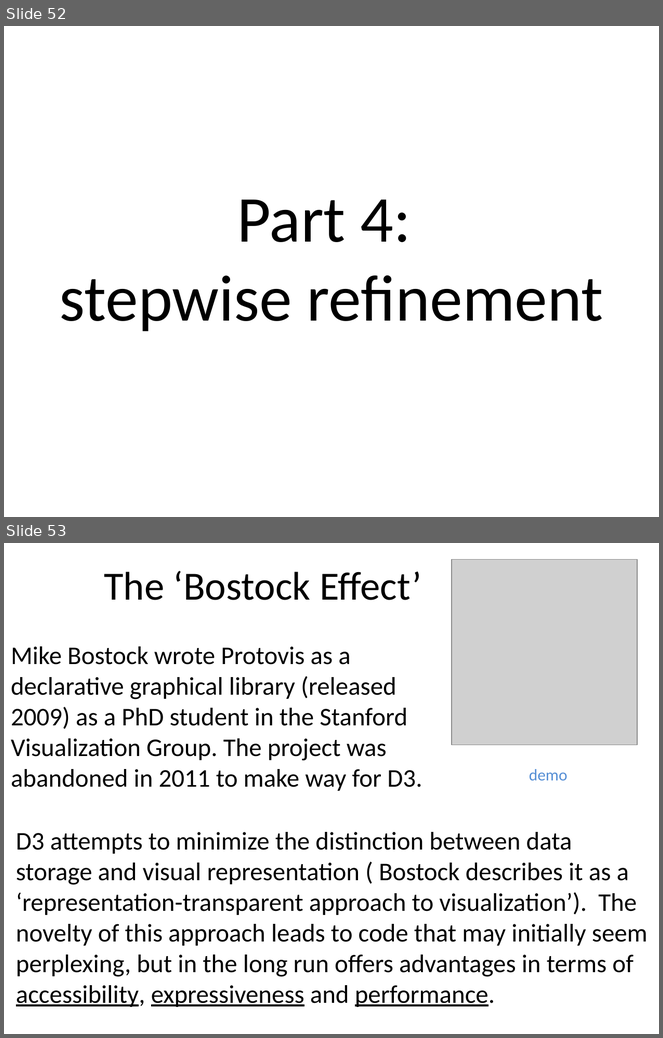
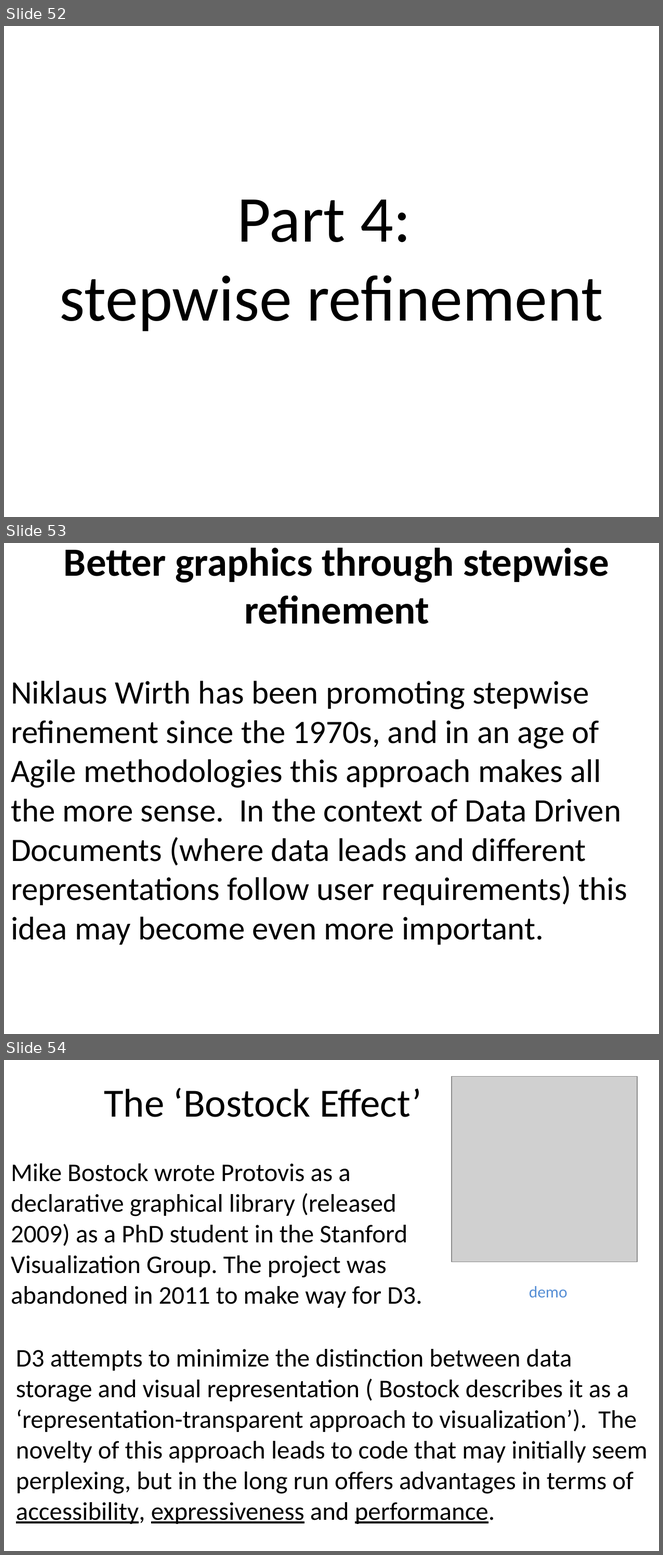
Before and after one commit to benralexander/lv, a slide deck: myD3_latest_c.ppt. Shown one above the other, each under a label of ours: slides 52 and 53 before the commit, slides 52, 53 and 54 after it. The pictures are 663x1038 and 663x1555 pixels, drawn with LibreOffice and Linux fonts; fonts in the diff are those of the drawing; grey boxes stand for pictures. Boxes give left, top, right and bottom in pixels: in the first picture for what was removed or moved away, otherwise in the second. Text is boxed around its words. In the diff, an @@ line names an element or a change of style, - is before the commit and + after.

```diff
--- a/myD3_latest_c.ppt
+++ b/myD3_latest_c.ppt
@@ slide 53 added at (x1=4, y1=543, x2=659, y2=1034), background #FFFFFF @@
@@ title added at (x1=64, y1=548, x2=609, y2=624), 44 pt, text #000000, bold @@
+Better graphics through stepwise refinement
@@ text added at (x1=11, y1=681, x2=627, y2=945), 36 pt, text #000000 @@
+Niklaus Wirth has been promoting stepwise refinement since the 1970s, and in an age of Agile methodologies this approach makes all the more sense. In the context of Data Driven Documents (where data leads and different representations follow user requirements) this idea may become even more important.
@@ what was slide 53 is now slide 54 @@
```
Also in this commit, not shown: 2 slides changed.
